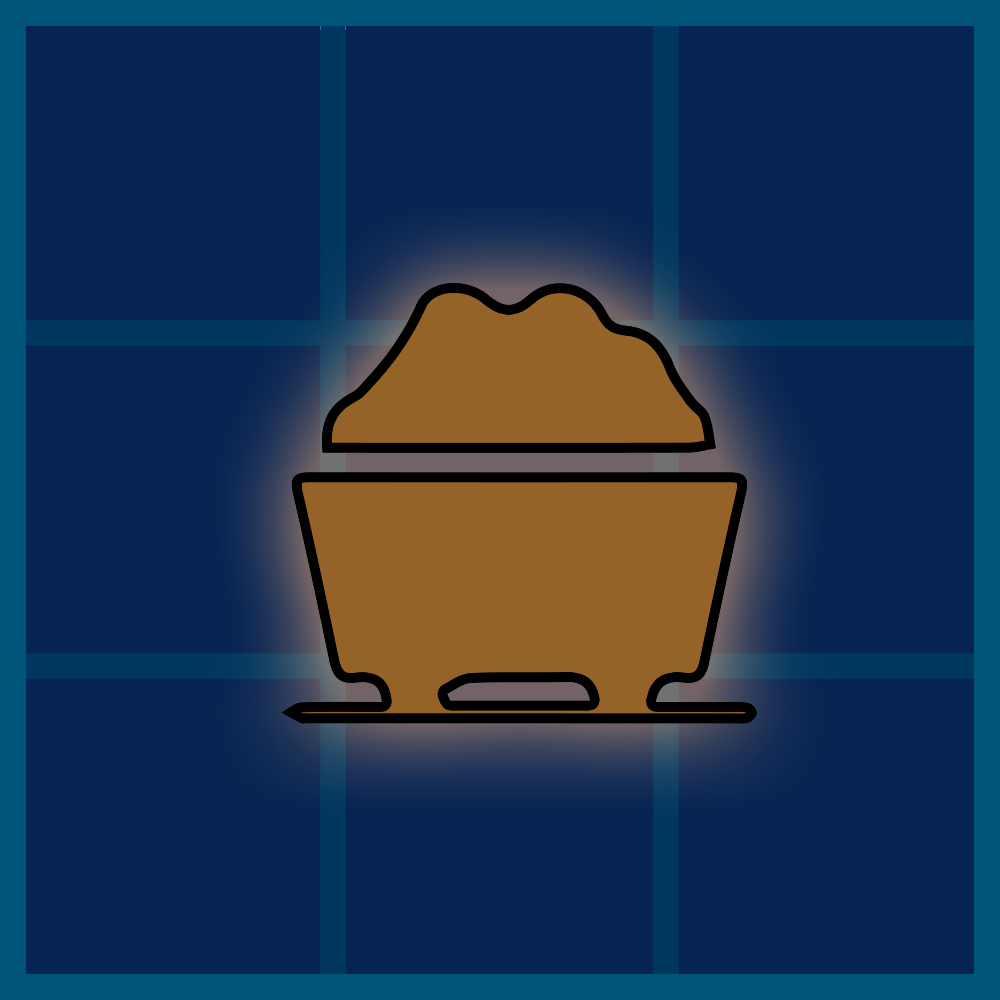
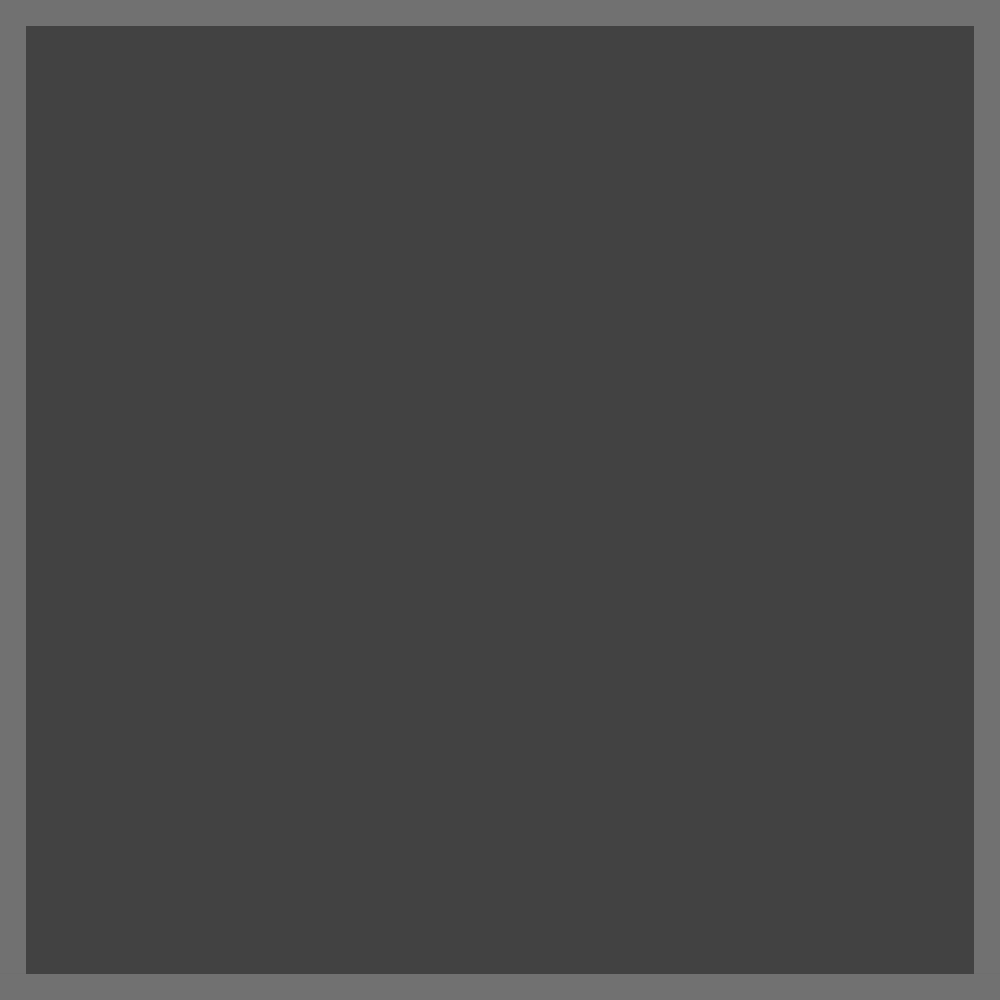
Layers edited between the first and the second 1000px x 1000px image:
hid group "Coal" (1 layers) over [left=282, top=283, right=757, bottom=724]
painted on "symbol" over [left=282, top=283, right=757, bottom=724]
hid group "Normal" (3 layers) over [left=0, top=0, right=1000, bottom=1000]
showed group "Specular" (3 layers) over [left=0, top=0, right=1000, bottom=1000]
painted on "Ebene 3 Kopie" over [left=0, top=0, right=1000, bottom=1000]
painted on "Ebene 3" over [left=0, top=0, right=1000, bottom=1000]
